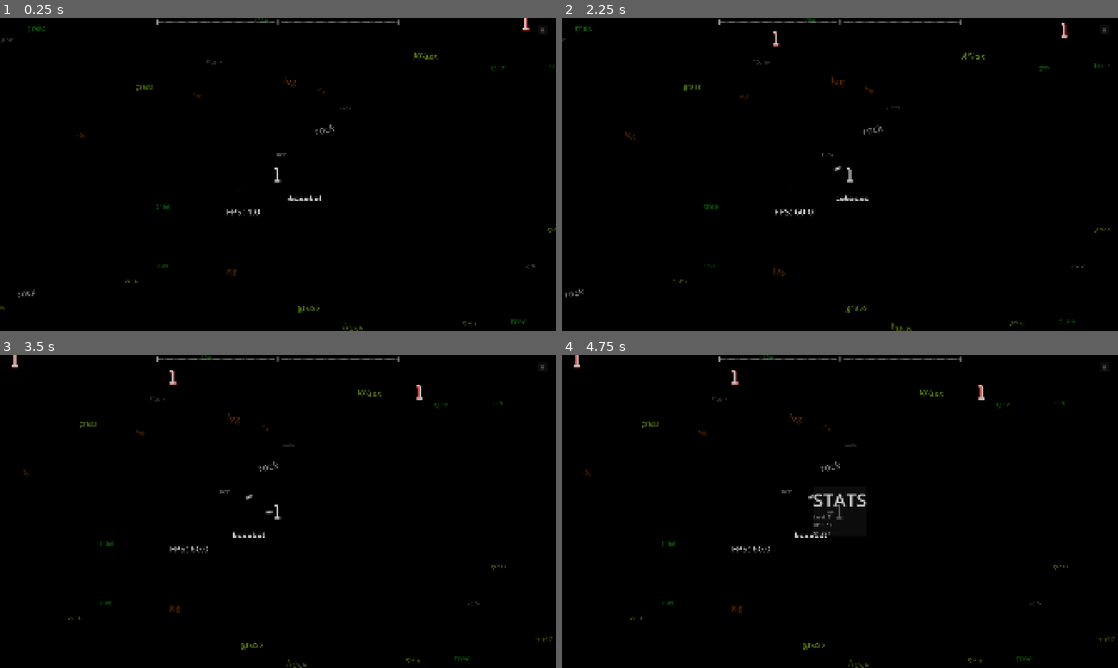
Above: before the commit, frames 1-4 (two rows, left to right).
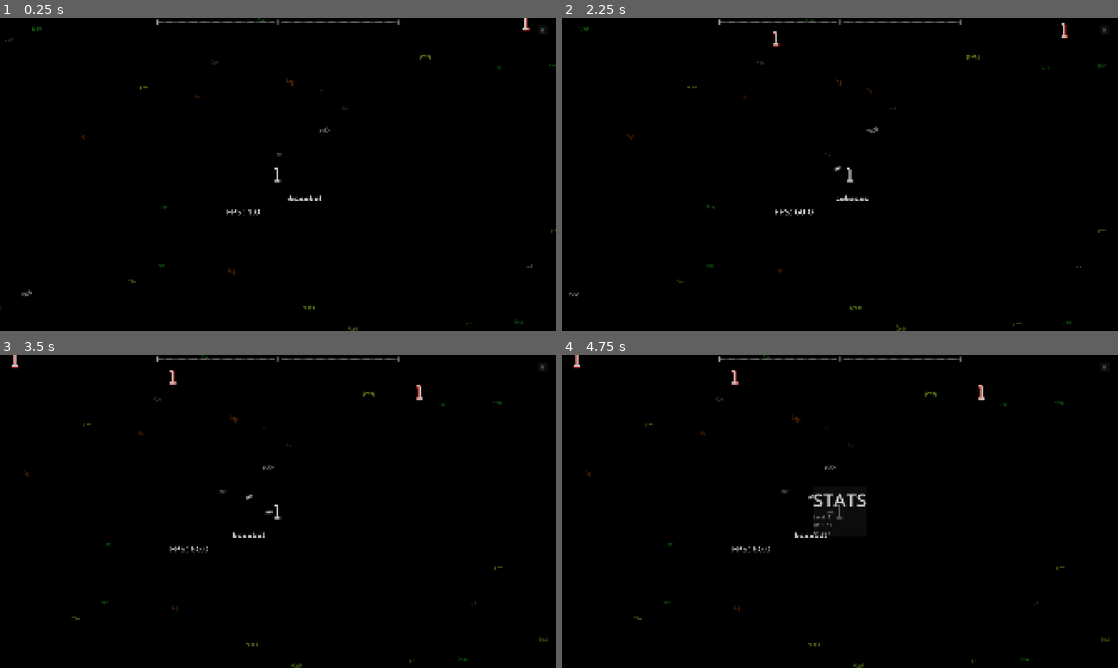
Above: after the commit, the same moments.

Repository: emon22830/KL20
Game: Godot game, scene res://src/main/main.tscn
Two runs of this game, one before a commit and one after it. Both use one fixed random seed, a clock stepped at 60 frames per second and the inputs below. The engine's default icon, where the game draws it, is replaced by a stand-in: a white triangle on a blue panel in a dark square.
Inputs (mouse positions are in pixels of both pictures, inside the frame that each line leads up to):
- Up to frame 1 (0.25 s): no input
- Up to frame 2 (2.25 s): click "II" at 0.5 s; click "Resume" at 1.25 s; tap Enter (ui_accept) at 2 s; move the mouse to (962, 158) at 2.02 s; hold D (move_right) from 2.03 s (still down); tap Shift (dash) at 2.1 s; click (962, 158) at 2.17 s
- Up to frame 3 (3.5 s): tap Enter (ui_accept) at 2.27 s; release D (move_right) at 2.75 s; drag from (166, 527) to (283, 511) at 2.77 s
- Up to frame 4 (4.75 s): move the mouse to (895, 442) at 3.52 s; hold A (move_left) 3.53-4.25 s; hold Tab (show_stats) 3.53-4.25 s; tap Enter (ui_accept) at 4.25 s; drag from (812, 574) to (673, 464) at 4.27 s

The runs differ from the first frame. In frame 1, 0.5% of the frame differs, in the area x 0-100%, y 0-100%; in frame 2, 0.6%, in the area x 0-99%, y 0-100%; in frame 3, 0.5%; in frame 4, 0.5%.

Commit message:
fix font for env prop

Diff:
--- a/src/environment/environment_prop.tscn
+++ b/src/environment/environment_prop.tscn
@@ -1,4 +1,6 @@
 [gd_scene format=3 uid="uid://buut1dwp6qkod"]
+
+[ext_resource type="FontFile" uid="uid://d3itg5u8xvefx" path="res://asset/font/AvenuePixel-Regular.otf" id="1_wc0fl"]
 
 [node name="EnvironmentProp" type="Node2D" unique_id=1830808911]
 z_index = -1
@@ -9,6 +11,7 @@
 offset_right = 150.0
 offset_bottom = 50.0
 mouse_filter = 2
+theme_override_fonts/normal_font = ExtResource("1_wc0fl")
 theme_override_font_sizes/normal_font_size = 48
 bbcode_enabled = true
 text = "rock"
